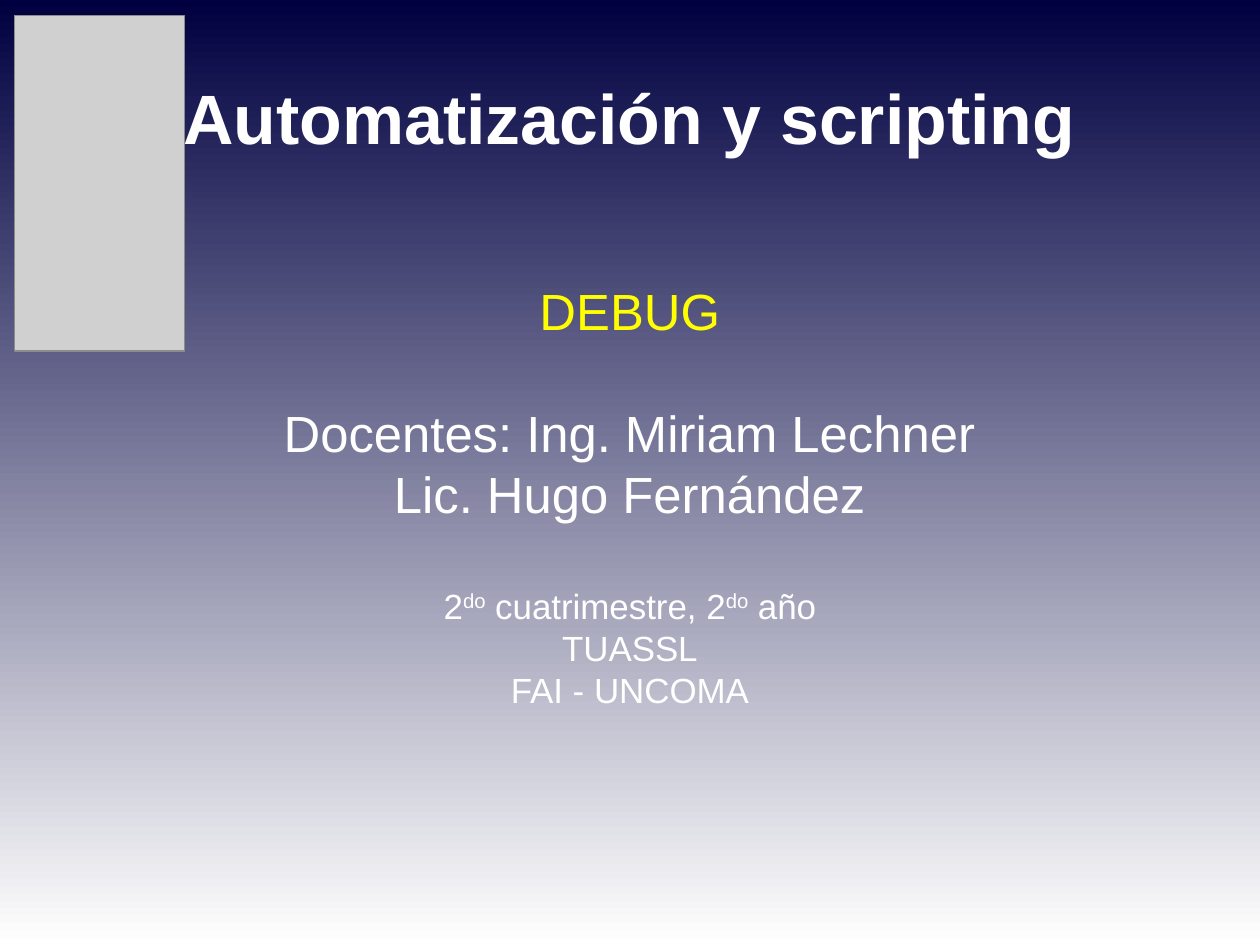
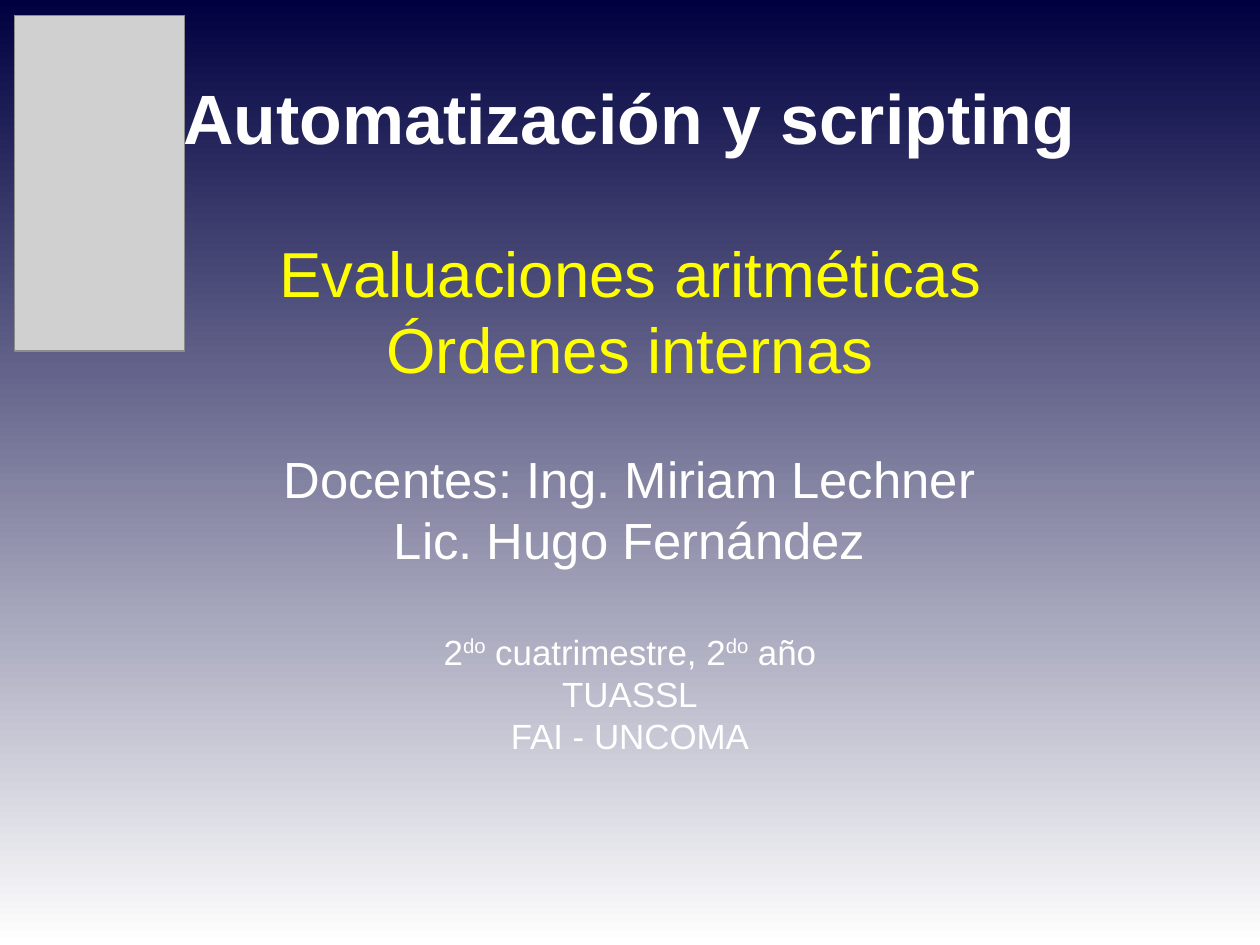
Before and after one commit to niniadcobre/-AutoyScripting, a slide deck: slide 1 of clases/AYS_clase07.odp. Drawn at 1260x945 pixels with LibreOffice and Linux fonts; fonts in the diff are those of the drawing; grey boxes stand for pictures. Boxes give left, top, right and bottom in pixels: in the first picture for what was removed or moved away, otherwise in the second. Text is boxed around its words. In the diff, an @@ line names an element or a change of style, - is before the commit and + after.

Commit message:
Altero clases para adelantar debug

```diff
--- a/clases/AYS_clase07.odp
+++ b/clases/AYS_clase07.odp
@@ subtitle at (279,250,981,508): text changed; size 32 to 40 pt; text colour #FFFFFF to #FFFF00 @@
-DEBUG
-Docentes: Ing. Miriam Lechner
+Evaluaciones aritméticas
+Órdenes internas
+Docentes: Ing. Miriam Lechner
```
Also in this commit, not shown: 6 slides added, 4 slides removed, 3 other files.
